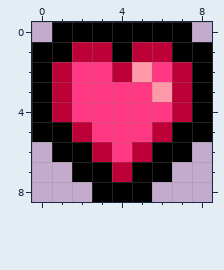
Two versions of one pixel-art sprite, images/heart.png. The picture above is the old version.
The file is 9x9 pixels.
Once edited:
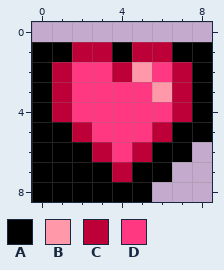
Palette (. is transparent): A #000000  B #ff99aa  C #be0039  D #ff3881
The edit:
y 0: x 1..7 AAAAAAA -> .......
y 6: x 0 . -> A
y 7: x 0..1 .. -> AA
y 8: x 0..2 ... -> AAA
Pixel boxes of the changes (left, top, right, bottom) in both pictures:
erased: (52, 22, 192, 42)
added: (32, 142, 92, 202)
